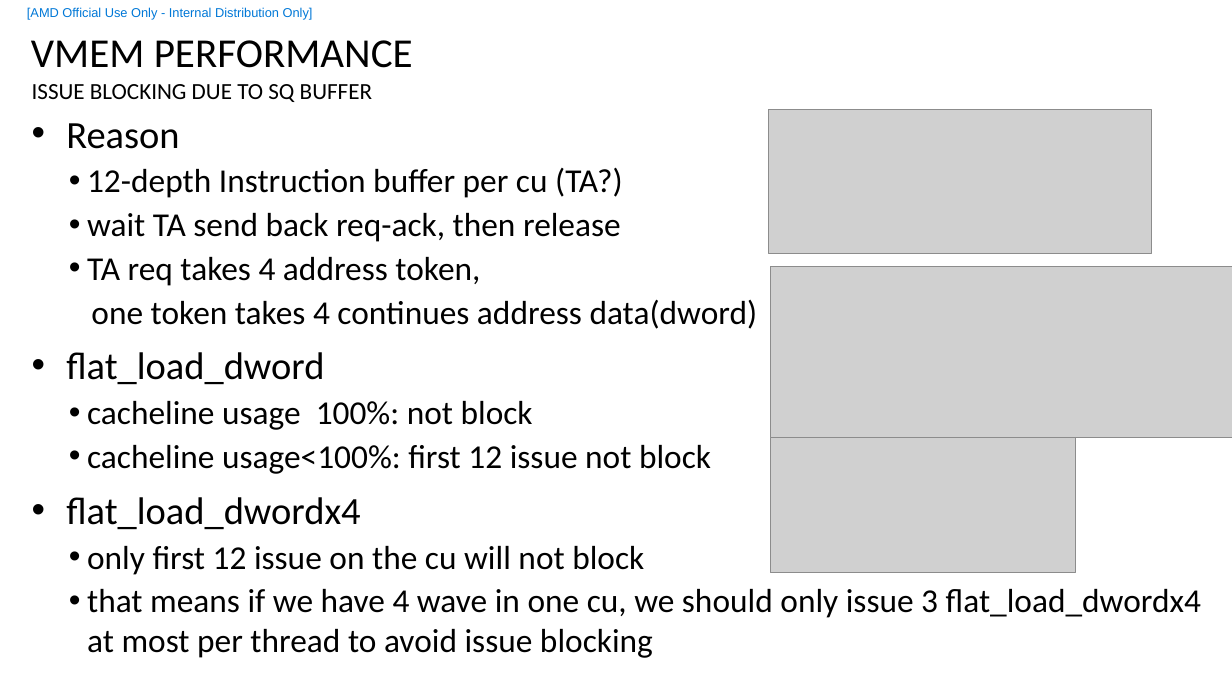
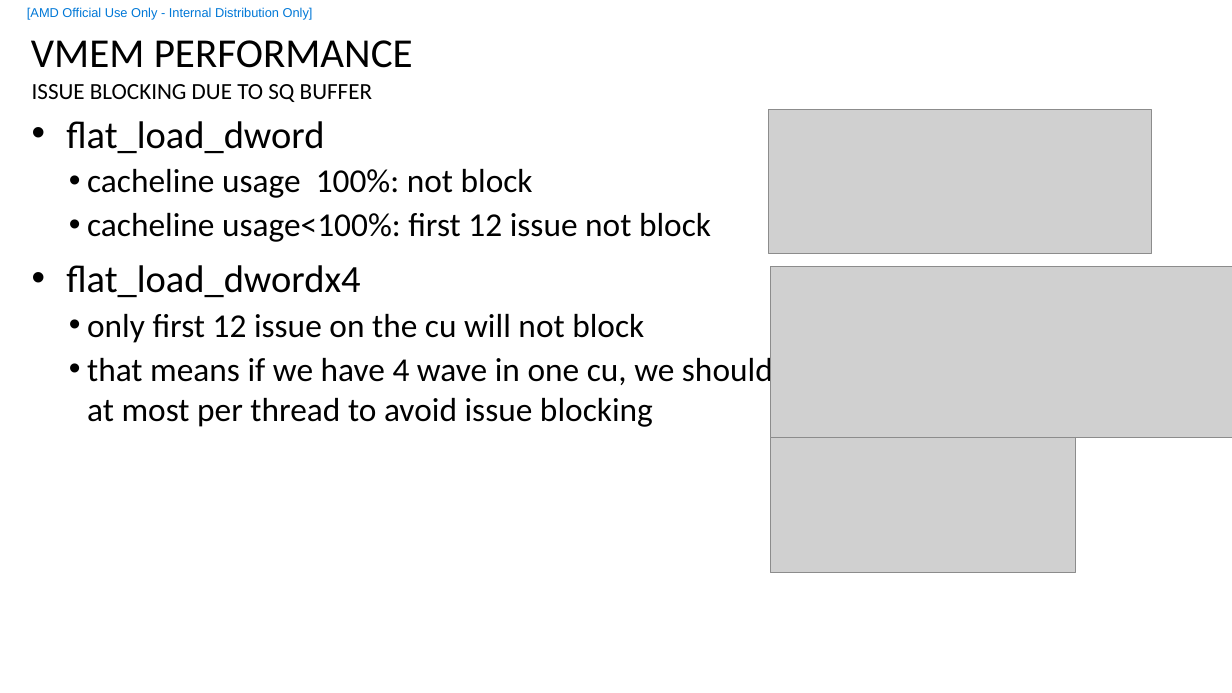
Before and after one commit to feifei14119/rocm_start_sample, a slide deck: slide 2 of vmemSQIssue/vmem_sq_issue.pptx (slide 1 before the commit). Drawn at 1232x693 pixels with LibreOffice and Linux fonts; fonts in the diff are those of the drawing; grey boxes stand for pictures; background and template pictures are left out. Boxes give left, top, right and bottom in pixels: in the first picture for what was removed or moved away, otherwise in the second. Text is boxed around its words. In the diff, an @@ line names an element or a change of style, - is before the commit and + after.

```diff
--- a/vmemSQIssue/vmem_sq_issue.pptx
+++ b/vmemSQIssue/vmem_sq_issue.pptx
@@ text at (x1=66, y1=123, x2=758, y2=329): paragraphs removed @@
-• Reason
-  • 12-depth Instruction buffer per cu (TA?)
-  • wait TA send back req-ack, then release
-  • TA req takes 4 address token,
-  one token takes 4 continues address data(dword)
```
Also in this commit, not shown: 1 slide added, 16 other files.
